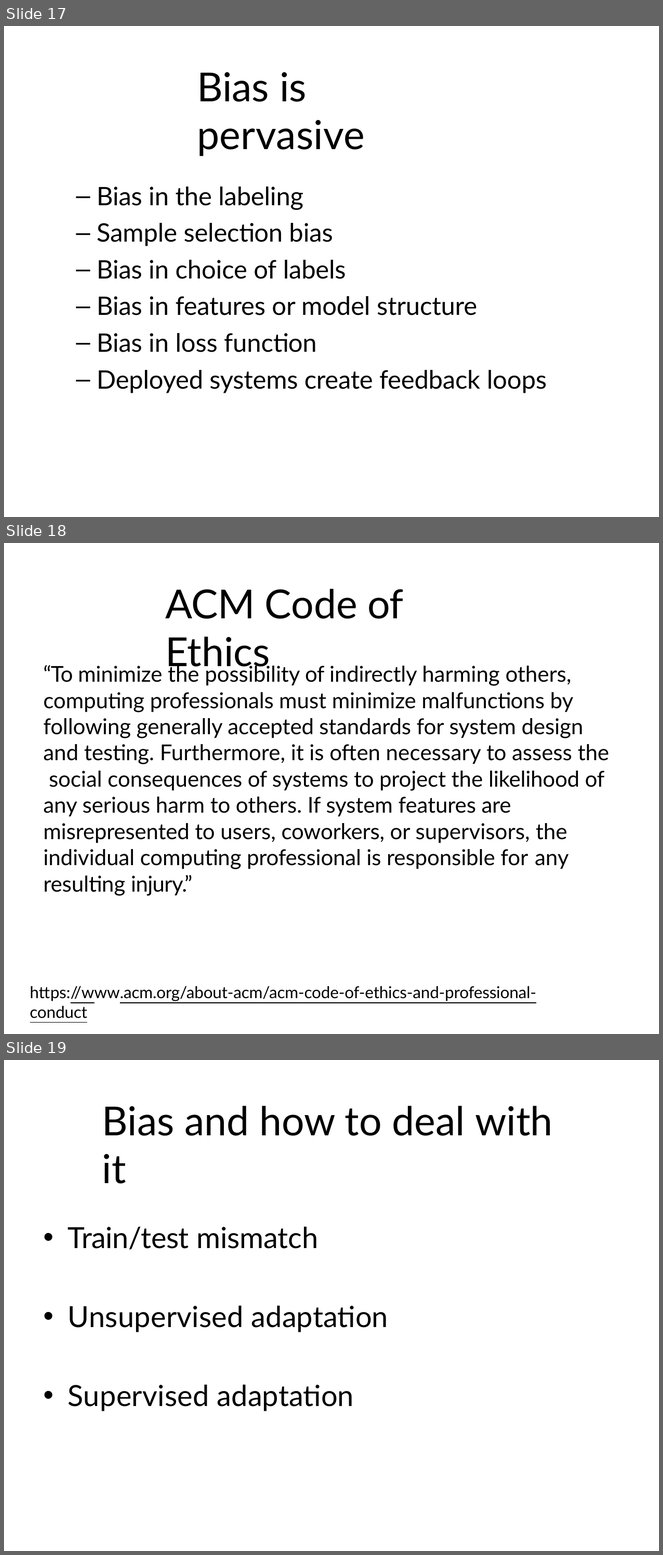
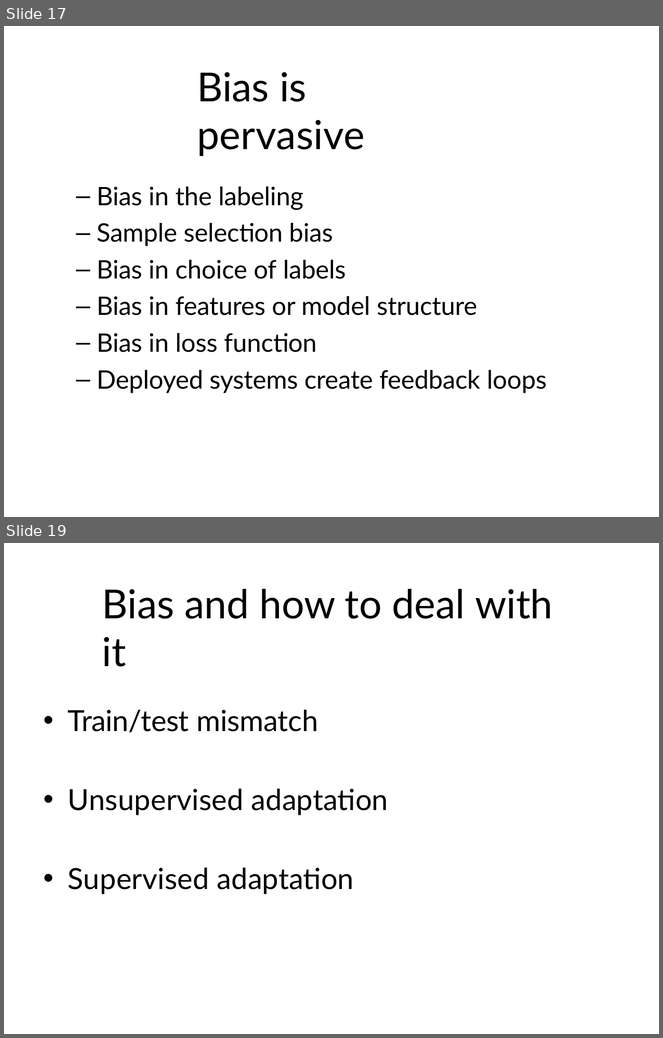
Before and after one commit to khaledmrasheed/khaledmrasheed.github.io, a slide deck: MLcourse/CSCI_8950_Lec10_Bias_Fairness.pptx. Shown one above the other, each under a label of ours: slides 17, 18 and 19 before the commit, slides 17 and 19 after it; the slides between them are not shown. The pictures are 663x1555 and 663x1038 pixels, drawn with LibreOffice and Linux fonts; fonts in the diff are those of the drawing. Boxes give left, top, right and bottom in pixels: in the first picture for what was removed or moved away, otherwise in the second. Text is boxed around its words. In the diff, an @@ line names an element or a change of style, - is before the commit and + after.

```diff
--- a/MLcourse/CSCI_8950_Lec10_Bias_Fairness.pptx
+++ b/MLcourse/CSCI_8950_Lec10_Bias_Fairness.pptx
@@ slide 18 removed at <box>4,543,659,1034</box>, background #FFFFFF @@
@@ title removed at <box>165,589,404,674</box> @@
-ACM Code of Ethics
@@ text removed at <box>44,663,610,896</box> @@
-“To minimize the possibility of indirectly harming others, computing professionals must minimize malfunctions by following generally accepted standards for system design and testing. Furthermore, it is often necessary to assess the social consequences of systems to project the likelihood of any serious harm to others. If system features are misrepresented to users, coworkers, or supervisors, the individual computing professional is responsible for any
-resulting injury.”
@@ text removed at <box>30,986,536,1019</box> @@
-https://www.acm.org/about-acm/acm-code-of-ethics-and-professional-conduct
```
Also in this commit, not shown: 1 slide added, 1 other file.
